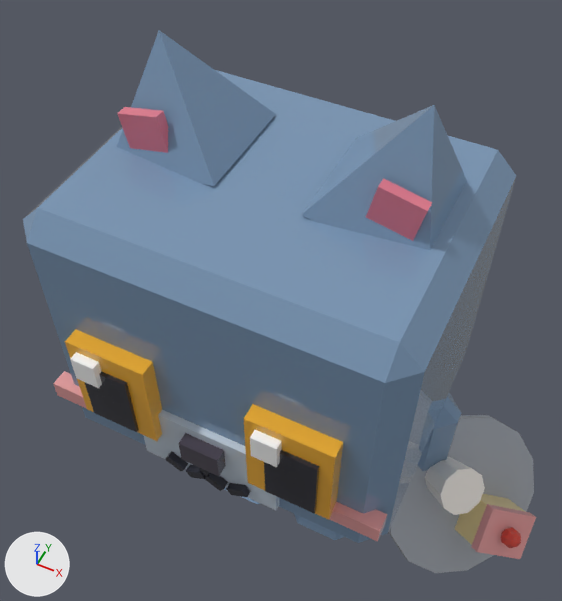
The glTF model assets/cat-cafe/exports/CatCafe_Cat_Puddle_Work.glb as it was, and as the next commit left it.
Camera for both pictures: a camera (50 mm lens) standing at (0.626, -1.487, 2.799) and looking at (-0.103, -0.028, 0.976). The axes (+X, +Y, +Z) are drawn at lower left. The lights are the same throughout. The picture after the commit comes second.

The first picture shows 'CatCafe_Cat_Puddle_Work_EarL', 'CatCafe_Cat_Puddle_Work_EarR', 'CatCafe_Cat_Puddle_Work_Eye1', 'CatCafe_Cat_Puddle_Work_Eye2', 'CatCafe_Cat_Puddle_Work_Head', 'CatCafe_Cat_Puddle_Work_Held_Waiter', 'CatCafe_Cat_Puddle_Work_LegF1' and 2 more.
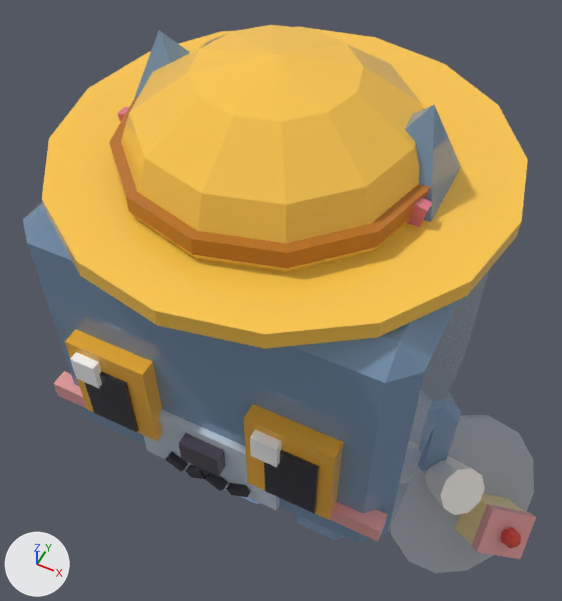
The change in detail:
Mesh me_catcafe_cat_puddle_work_prop is new.
It consists of a UV sphere (12 segments, 6 rings, poles along z) spanning x -0.351..0.351, y -0.513..0.19, z 0.519..1.011; a 16-sided cylinder along z spanning x -0.537..0.537, y -0.657..0.417, z 0.713..0.755; a 12-sided cylinder along z spanning x -0.356..0.356, y -0.518..0.195, z 0.775..0.817.
It uses material mat_catcafe_palette.
Object 'CatCafe_Cat_Puddle_Work_Prop' (ob_catcafe_cat_puddle_work_prop) is new; it shows me_catcafe_cat_puddle_work_prop.
Its location is (0.0, -0.095, 0.969).

Location of each change, (x1, y1, x2, y2) in pixels of the pictures (562 x 601 px):
'CatCafe_Cat_Puddle_Work_Prop', added (orange): after (42, 25, 528, 349)
'CatCafe_Cat_Puddle_Work_EarL', unchanged, covered by the edit: before (302, 105, 467, 250); after (405, 105, 461, 227)
'CatCafe_Cat_Puddle_Work_EarR', unchanged, covered by the edit: before (117, 30, 276, 186); after (117, 30, 189, 122)
